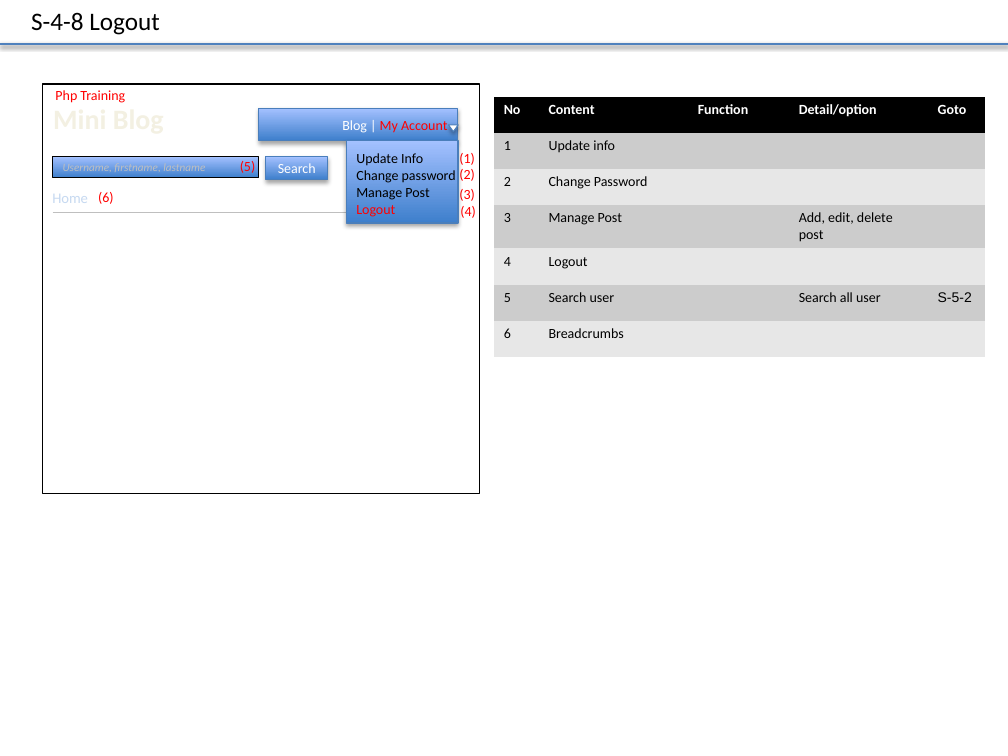
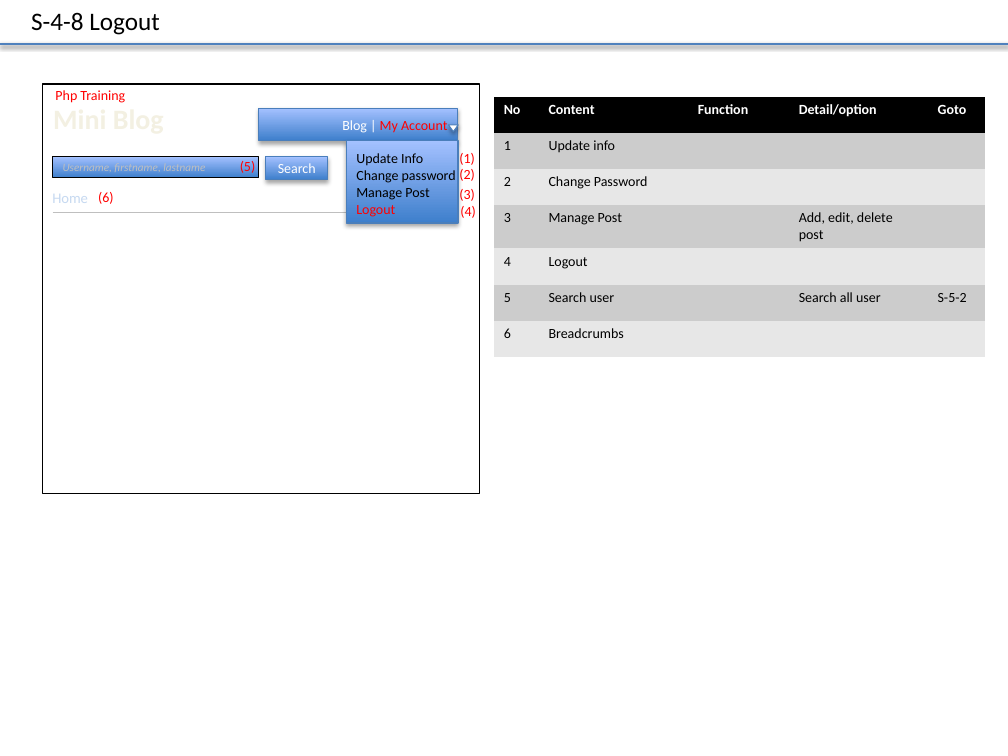
Before and after one commit to truong-vu-mulodo/mini-blog, a slide deck: slide 5 of php/tam-v.anh/doc/detail_design/frontend/wireframe/MiniBlog_Wireframe_Ver_0.1.0.pptx. Drawn at 1008x756 pixels with LibreOffice and Linux fonts; fonts in the diff are those of the drawing. Boxes give left, top, right and bottom in pixels: in the first picture for what was removed or moved away, otherwise in the second. Text is boxed around its words. In the diff, an @@ line names an element or a change of style, - is before the commit and + after.

```diff
--- a/php/tam-v.anh/doc/detail_design/frontend/wireframe/MiniBlog_Wireframe_Ver_0.1.0.pptx
+++ b/php/tam-v.anh/doc/detail_design/frontend/wireframe/MiniBlog_Wireframe_Ver_0.1.0.pptx
@@ table at [494,97,985,357] @@
@@ font Arial to Calibri in "S-5-2" @@
```
Also in this commit, not shown: 3 other slides changed, 2 slides added.
